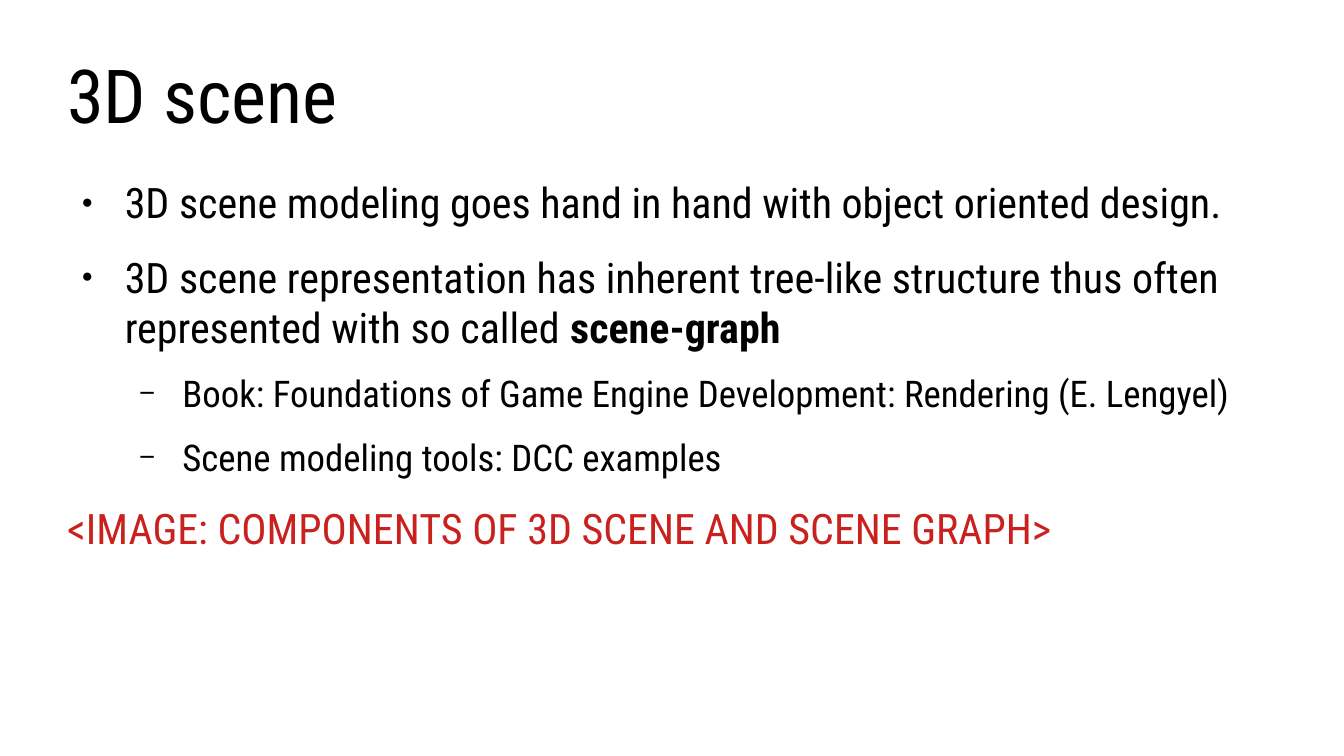
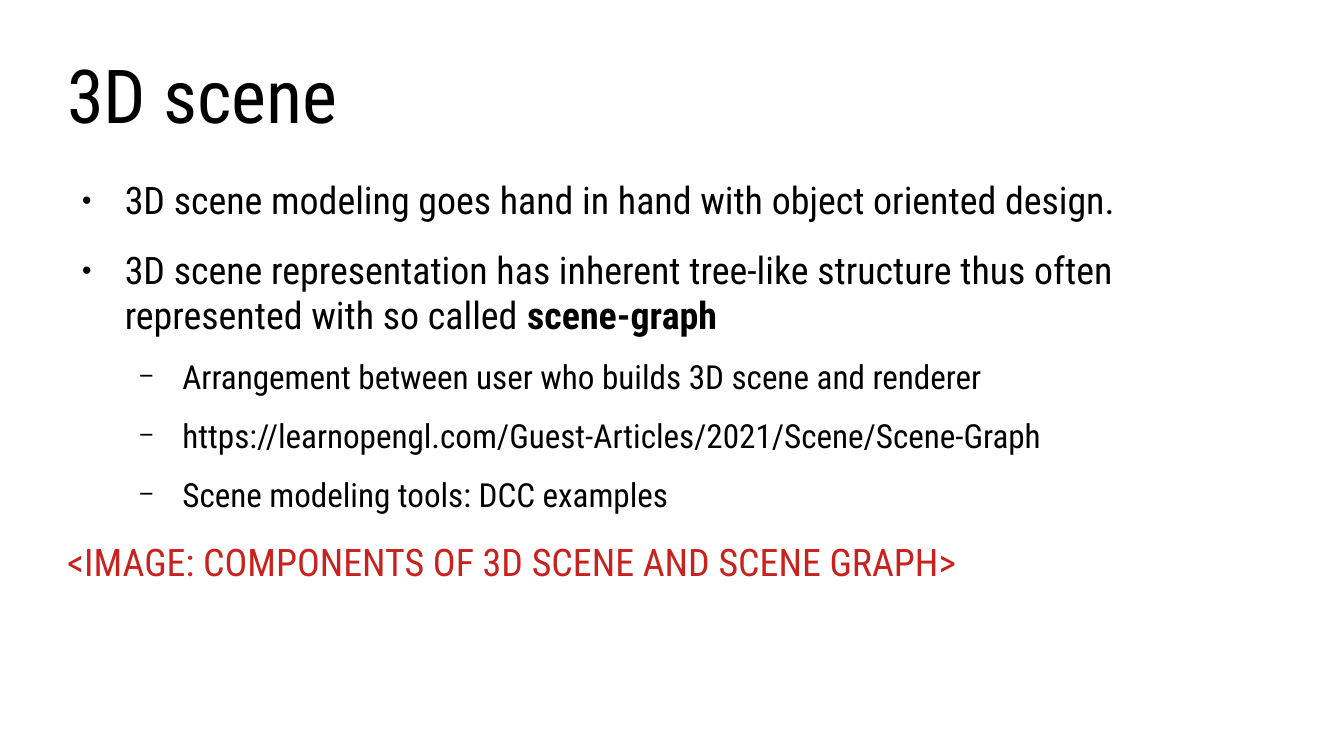
Before and after one commit to lorentzo/IntroductionToComputerGraphics, a slide deck: slide 7 of lectures/3_foundations_3d_scene/3_1_introduction_3d_scene.odp (slide 4 before the commit). Drawn at 1344x756 pixels with LibreOffice and Linux fonts; fonts in the diff are those of the drawing. Boxes give left, top, right and bottom in pixels: in the first picture for what was removed or moved away, otherwise in the second. Text is boxed around its words. In the diff, an @@ line names an element or a change of style, - is before the commit and + after.

Commit message:
brdf, 3d scene

```diff
--- a/lectures/3_foundations_3d_scene/3_1_introduction_3d_scene.odp
+++ b/lectures/3_foundations_3d_scene/3_1_introduction_3d_scene.odp
@@ text at (x1=67, y1=185, x2=1115, y2=577): size 24.8 to 22.4 pt in "3D scene modeling goes hand in hand ...", "3D scene representation has inherent tree-like structure ...", "<IMAGE: COMPONENTS OF 3D SCENE AND SCENE ..."; size 21.7 to 19.6 pt in "Scene modeling tools: DCC examples" @@
@@ text at (x1=182, y1=364, x2=1040, y2=455): text changed; size 21.7 to 19.6 pt @@
-  − Book: Foundations of Game Engine Development: Rendering (E. Lengyel)
+  − Arrangement between user who builds 3D scene and renderer
+  − https://learnopengl.com/Guest-Articles/2021/Scene/Scene-Graph
```
Also in this commit, not shown: 3 other slides changed, 12 slides added, 14 other files.
